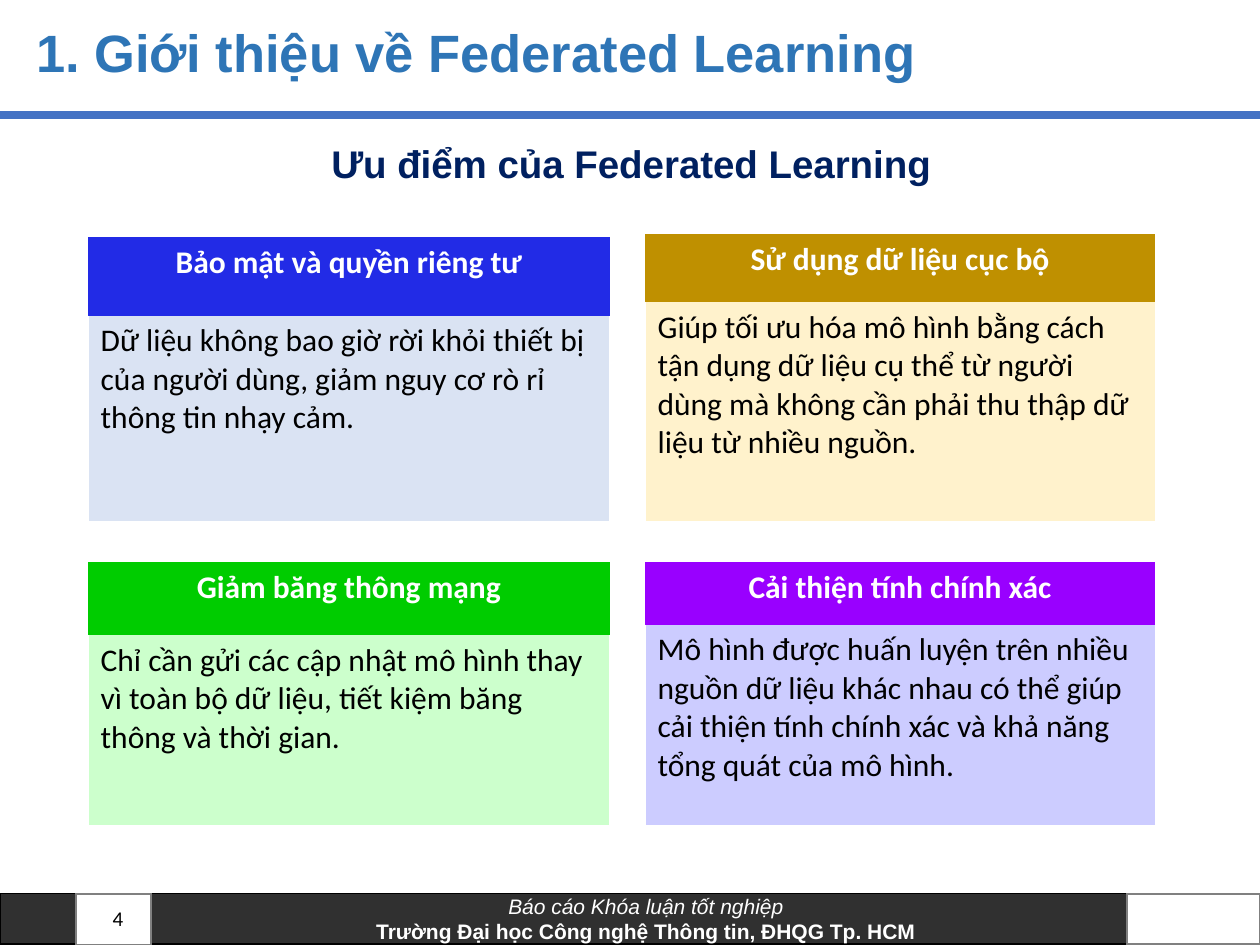
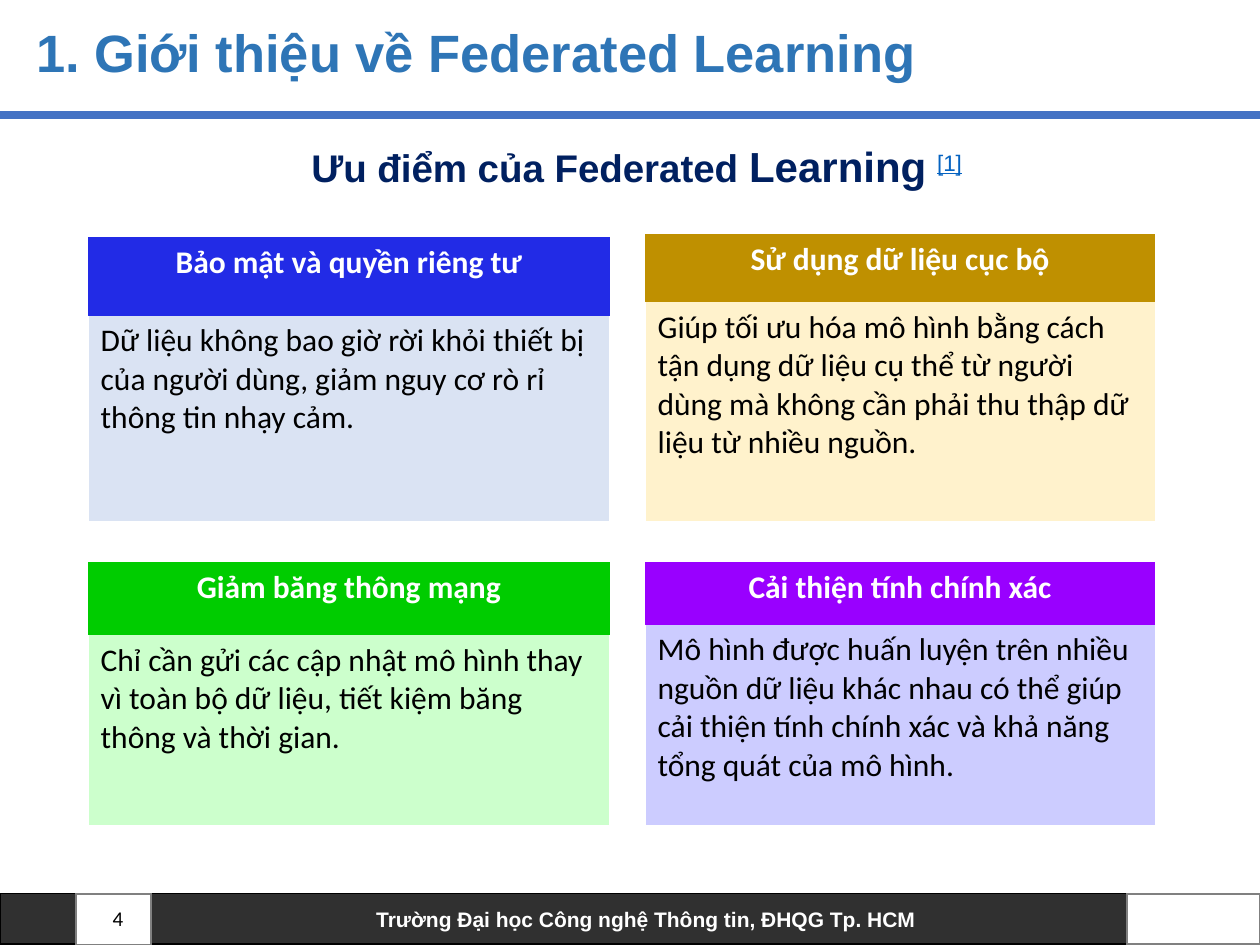
Before and after one commit to truclb/AnToanHeThongTin, a slide deck: slide 4 of FederatedLearning.pptx. Drawn at 1260x945 pixels with LibreOffice and Linux fonts; fonts in the diff are those of the drawing; background and template pictures are left out. Boxes give left, top, right and bottom in pixels: in the first picture for what was removed or moved away, otherwise in the second. Text is boxed around its words. In the diff, an @@ line names an element or a change of style, - is before the commit and + after.

```diff
--- a/FederatedLearning.pptx
+++ b/FederatedLearning.pptx
@@ text at bbox=[311, 151, 962, 191]: text changed @@
-Ưu điểm của Federated Learning
+Ưu điểm của Federated Learning [1]
@@ text in rectangle at bbox=[508, 898, 783, 919]: paragraph removed @@
-Báo cáo Khóa luận tốt nghiệp
```
Also in this commit, not shown: 11 other slides changed, 3 slides added.
